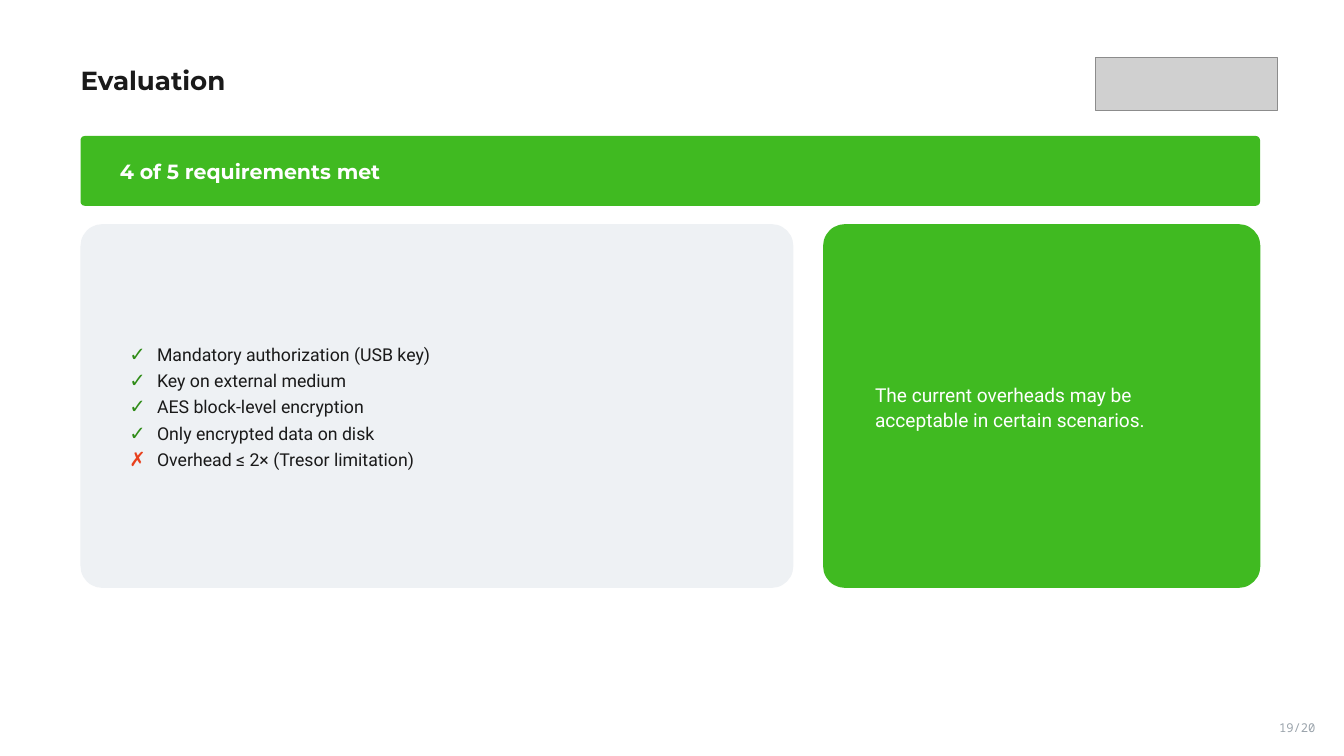
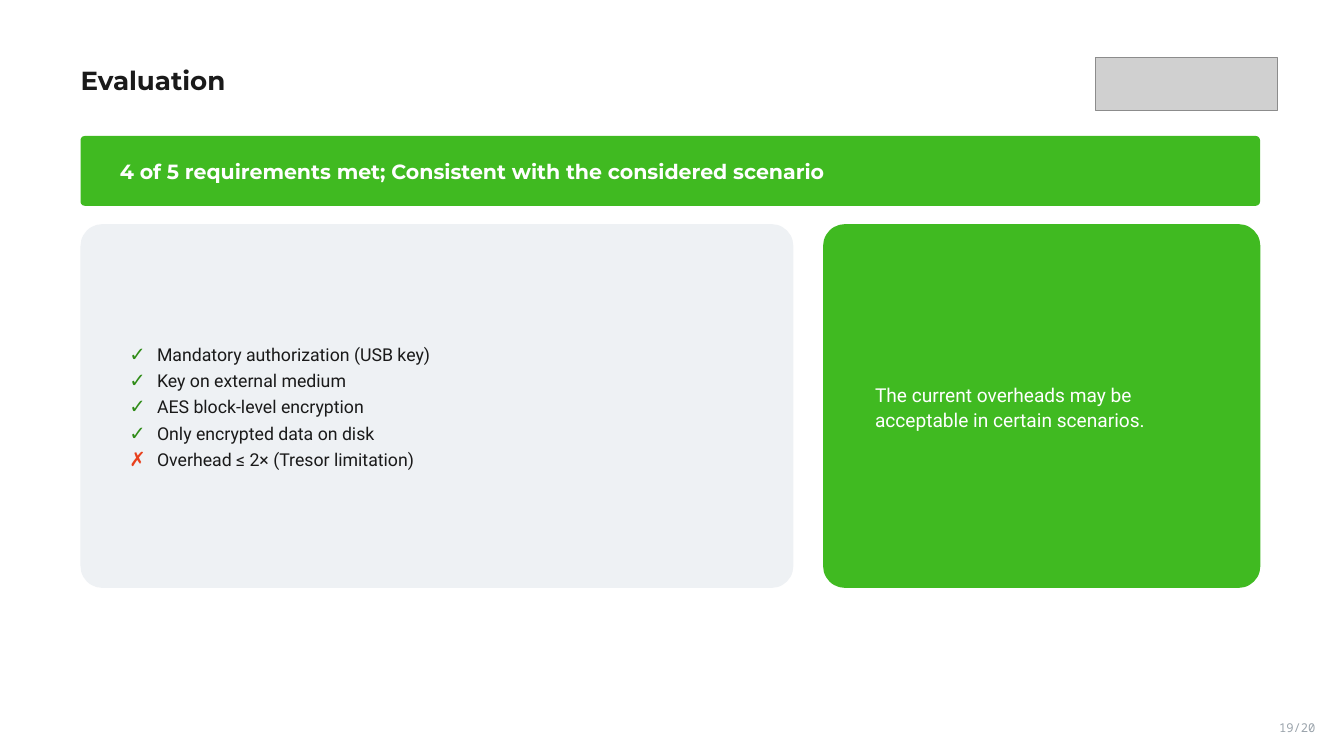
Before and after one commit to VoronM1522/Thesis_draft, a slide deck: slide 19 of presentation/slides_main.pptx. Drawn at 1344x756 pixels with LibreOffice and Linux fonts; fonts in the diff are those of the drawing; grey boxes stand for pictures. Boxes give left, top, right and bottom in pixels: in the first picture for what was removed or moved away, otherwise in the second. Text is boxed around its words. In the diff, an @@ line names an element or a change of style, - is before the commit and + after.

```diff
--- a/presentation/slides_main.pptx
+++ b/presentation/slides_main.pptx
@@ text in rounded rectangle at <box>120,163,824,183</box>: text changed @@
-4 of 5 requirements met
+4 of 5 requirements met; Consistent with the considered scenario
```
Also in this commit, not shown: 7 other slides changed, 1 slide added.
